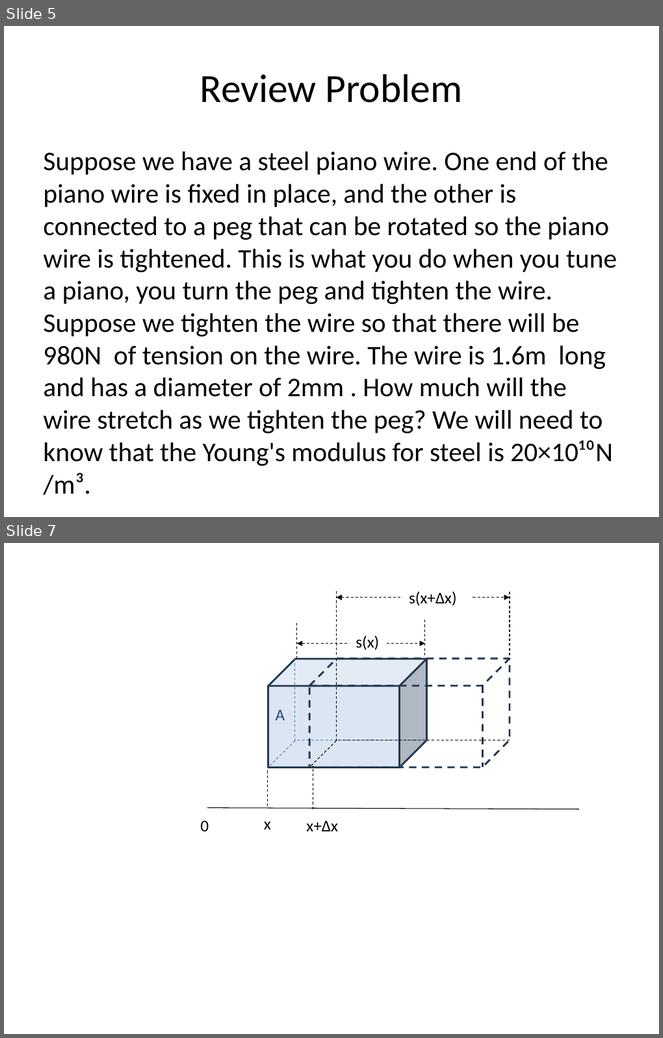
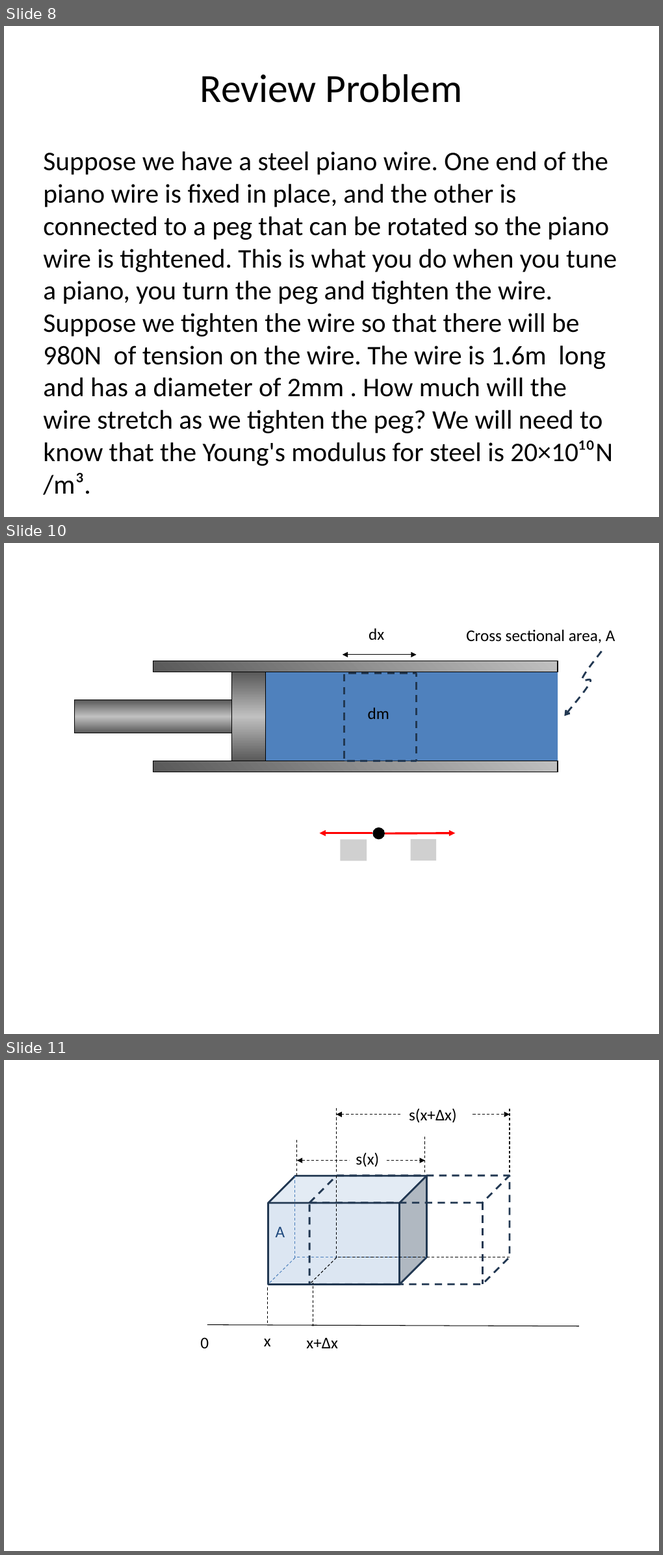
Before and after one commit to rtlines/Introductory-Physics-II, a slide deck: Lecture_Slides/PH 123 Lecture 08.pptx. Shown one above the other, each under a label of ours: slides 5 and 7 before the commit, slides 8, 10 and 11 after it; the slides between them are not shown. The pictures are 663x1038 and 663x1555 pixels, drawn with LibreOffice and Linux fonts; fonts in the diff are those of the drawing; grey boxes stand for pictures. Boxes give left, top, right and bottom in pixels: in the first picture for what was removed or moved away, otherwise in the second. Text is boxed around its words. In the diff, an @@ line names an element or a change of style, - is before the commit and + after.

```diff
--- a/Lecture_Slides/PH 123 Lecture 08.pptx
+++ b/Lecture_Slides/PH 123 Lecture 08.pptx
@@ slide 10 added at (4, 543, 659, 1034), background #FFFFFF @@
@@ text added at (369, 628, 384, 640), 18 pt, text #000000 @@
+dx
@@ text added at (466, 629, 616, 643), 18 pt, text #000000 @@
+Cross sectional area, A
@@ double arrow added from (343, 655) to (417, 655), #000000 0.75 pt @@
@@ freeform shape added at (565, 651, 602, 716), outline #233953 2 pt dashed @@
@@ group added at (75, 661, 558, 772): 5 rectangles @@
@@ rectangle added at (345, 674, 417, 761), fill #4F81BD, outline #233953 2 pt dashed @@
@@ text added at (368, 707, 389, 719), 18 pt, text #000000 @@
+dm
@@ arrow added from (373, 834) to (320, 834), #FF0000 2.25 pt @@
@@ ellipse added at (373, 827, 386, 839), fill #000000 @@
@@ arrow added from (385, 834) to (456, 834), #FF0000 2.25 pt @@
@@ picture added at (340, 840, 367, 861) @@
@@ picture added at (411, 839, 436, 861) @@
@@ what was slide 5 is now slide 8 @@
@@ what was slide 7 is now slide 11 @@
```
Also in this commit, not shown: 6 other slides added, 2 slides removed, 8 other files.
